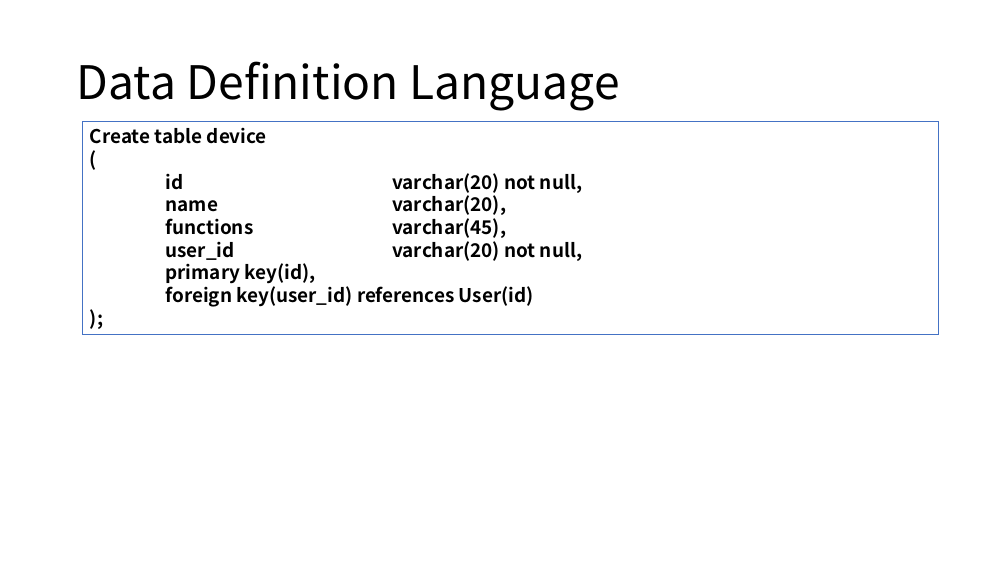
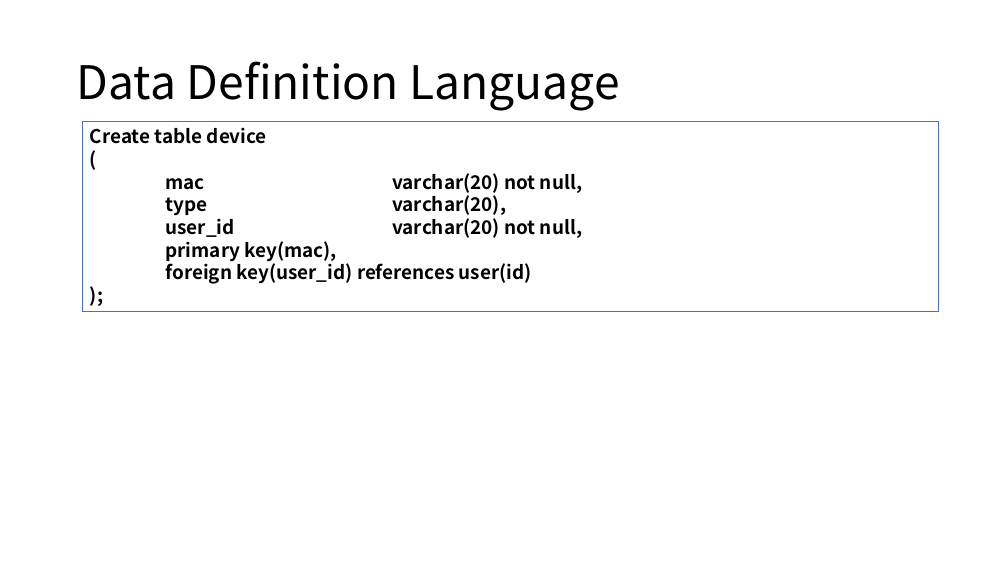
Before and after one commit to sjy286/raspberry_server, a slide deck: slide 8 of Rasp_data.pptx. Drawn at 1008x567 pixels with LibreOffice and Linux fonts; fonts in the diff are those of the drawing. Boxes give left, top, right and bottom in pixels: in the first picture for what was removed or moved away, otherwise in the second. Text is boxed around its words. In the diff, an @@ line names an element or a change of style, - is before the commit and + after.

```diff
--- a/Rasp_data.pptx
+++ b/Rasp_data.pptx
@@ rectangle "Create table device": place and size @@
-rectangle "Create table device" at (82, 121, 938, 335)
+rectangle "Create table device" at (82, 121, 938, 312)
@@ text in rectangle at (166, 173, 582, 216): text changed @@
-id varchar(20) not null,
-name varchar(20),
-functions varchar(45),
+mac varchar(20) not null,
+type varchar(20),
@@ text in rectangle at (166, 241, 532, 284): text changed @@
-primary key(id),
-foreign key(user_id) references User(id)
+primary key(mac),
+foreign key(user_id) references user(id)
```
Also in this commit, not shown: 9 other slides changed, 1 slide added.
